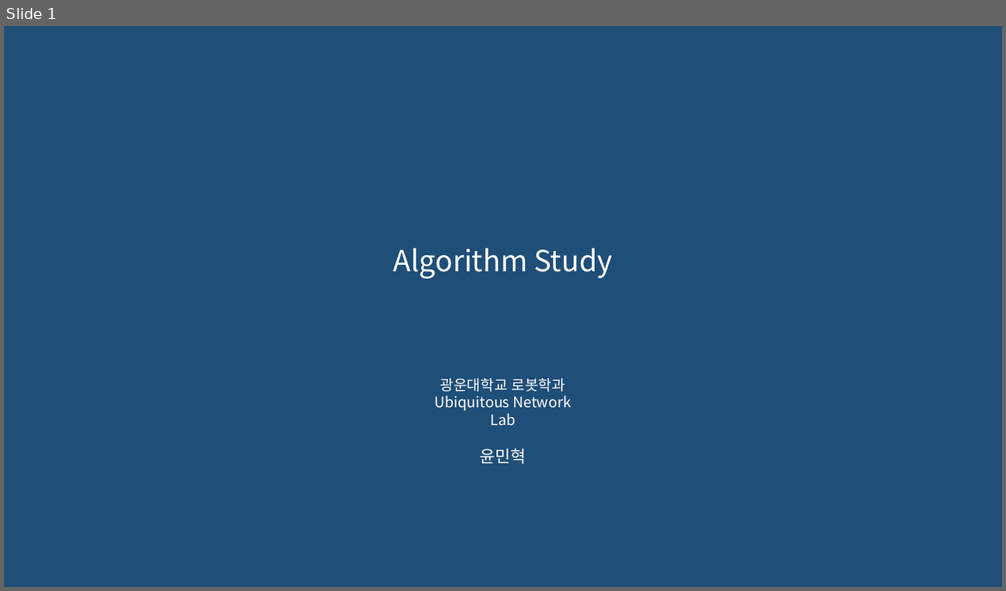
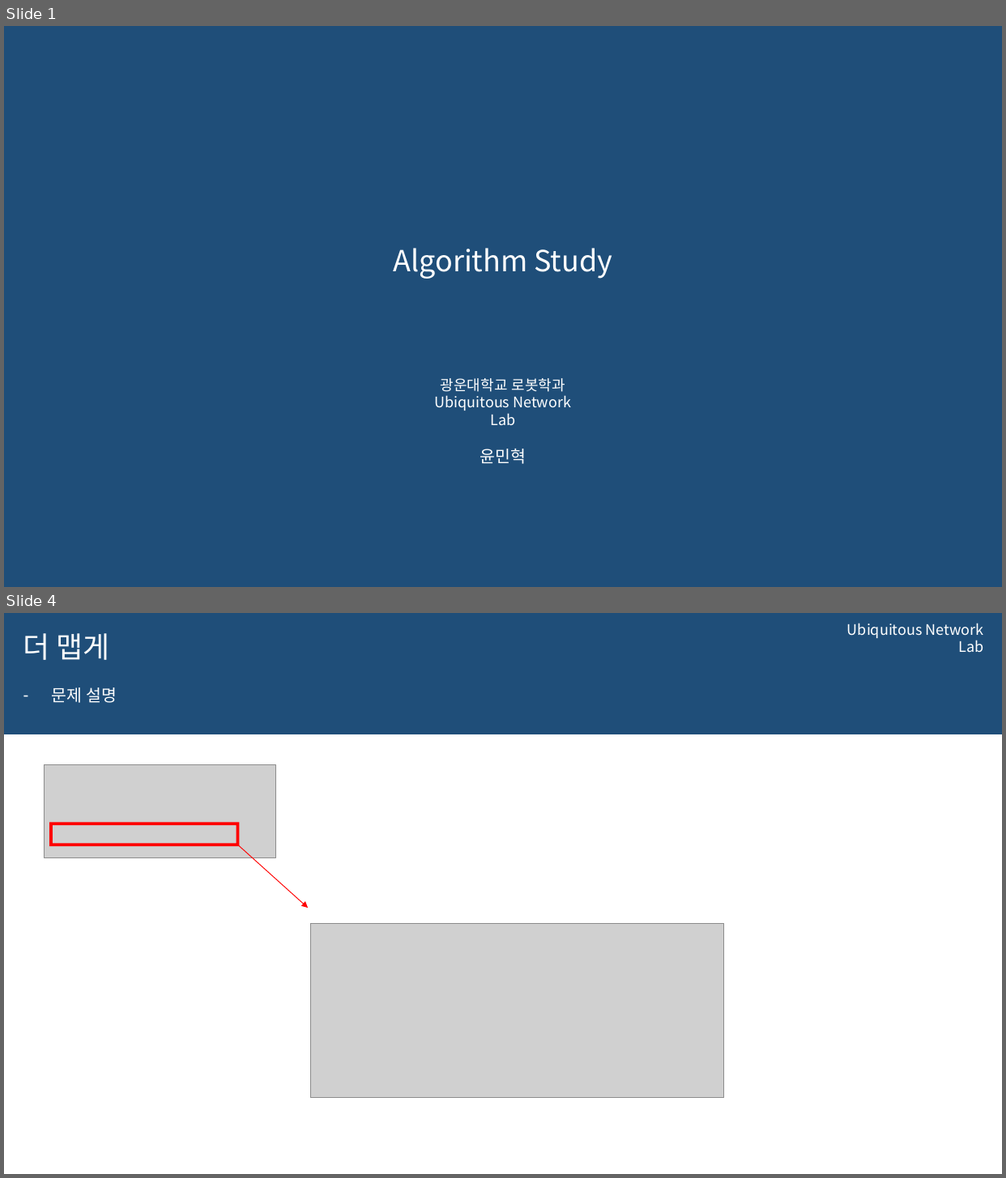
Before and after one commit to 0913ktg/Algorithm_Study, a slide deck: week_3/ppt/MinhyeokYun.pptx. Shown one above the other, each under a label of ours: slide 1 before the commit, slides 1 and 4 after it; the slides between them are not shown. The pictures are 1006x591 and 1006x1178 pixels, drawn with LibreOffice and Linux fonts; fonts in the diff are those of the drawing; grey boxes stand for pictures; background and template pictures are left out. Boxes give left, top, right and bottom in pixels: in the first picture for what was removed or moved away, otherwise in the second. Text is boxed around its words. In the diff, an @@ line names an element or a change of style, - is before the commit and + after.

```diff
--- a/week_3/ppt/MinhyeokYun.pptx
+++ b/week_3/ppt/MinhyeokYun.pptx
@@ slide 4 added at (4,613,1002,1174), background #FFFFFF @@
@@ rectangle added at (4,613,1002,735), fill #1F4E79 @@
@@ title added at (23,633,110,660), 28 pt, text #FFFFFF @@
+더 맵게
@@ text added at (847,623,984,652), 14 pt, text #FFFFFF @@
+Ubiquitous Network Lab
@@ text added at (51,688,117,703), 16 pt, text #FFFFFF @@
+– 문제 설명
@@ picture added at (44,765,275,858) @@
@@ frame added at (49,823,240,846), fill #FF0000 @@
@@ arrow added from (236, 844) to (308, 908), #FF0000 0.75 pt @@
@@ picture added at (311,924,724,1098) @@
```
Also in this commit, not shown: 5 other slides added, 9 slides removed, 2 other files.
